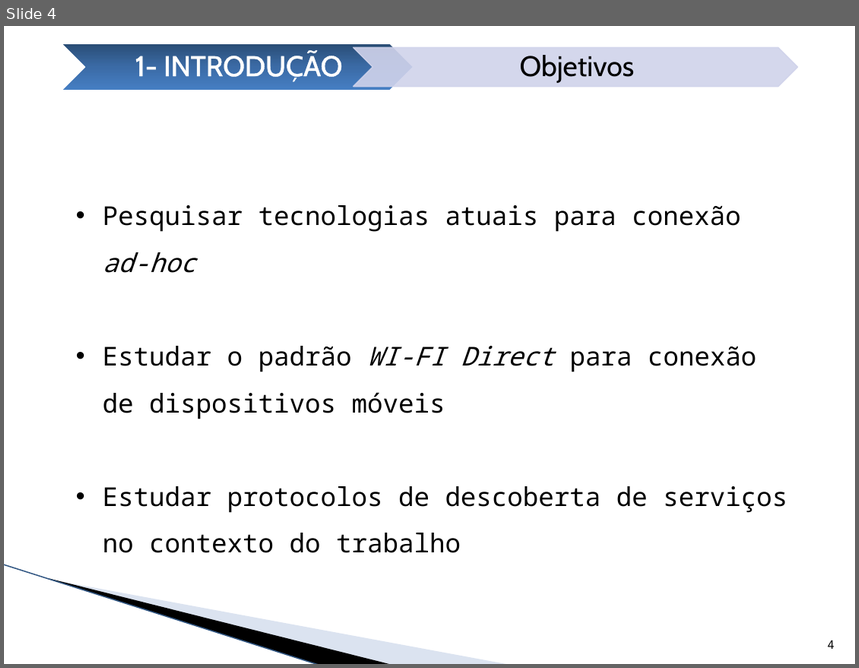
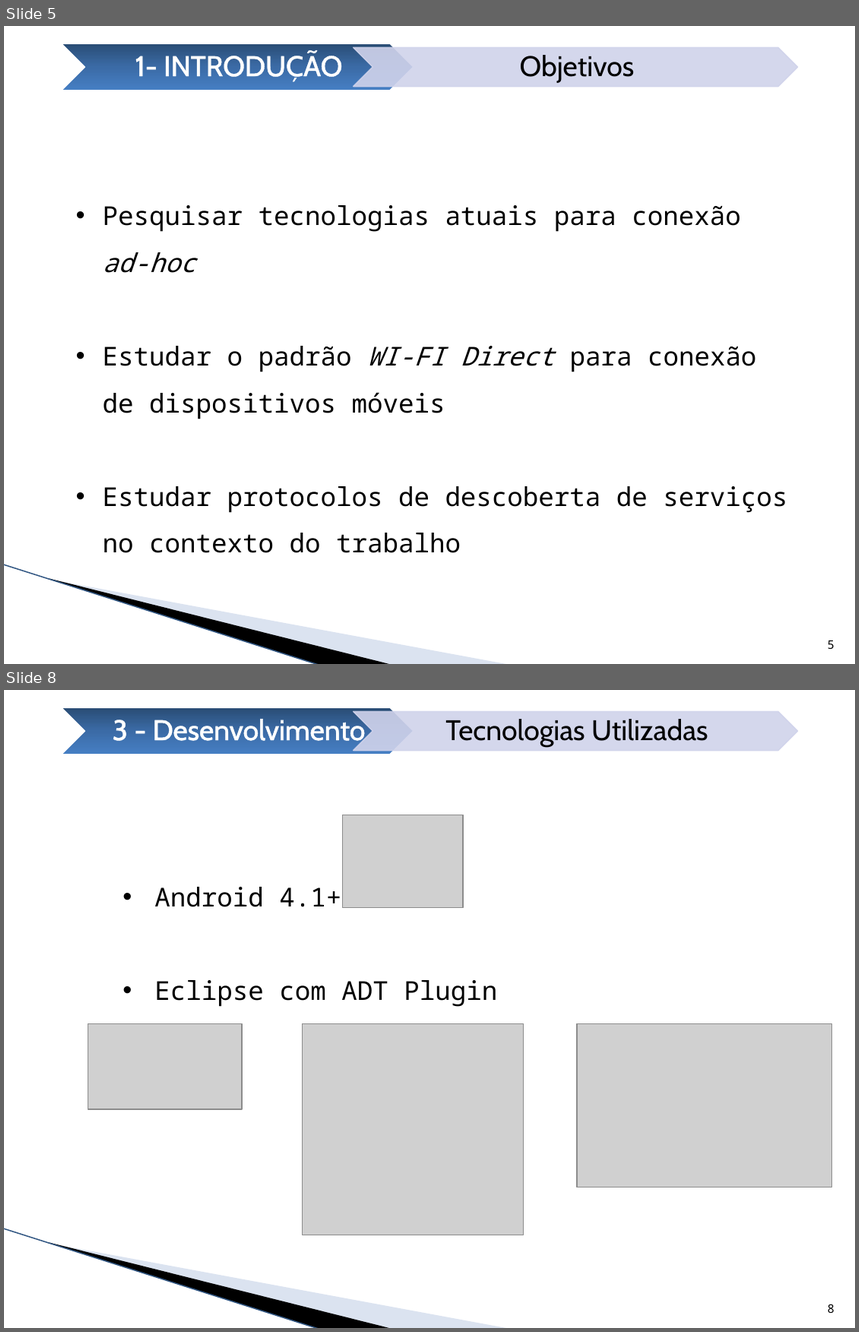
Before and after one commit to alvarollmenezes/servicediscoverypg, a slide deck: Apresentacao/PG.pptx. Shown one above the other, each under a label of ours: slide 4 before the commit, slides 5 and 8 after it; the slides between them are not shown. The pictures are 859x668 and 859x1332 pixels, drawn with LibreOffice and Linux fonts; fonts in the diff are those of the drawing; grey boxes stand for pictures; background and template pictures are left out. Boxes give left, top, right and bottom in pixels: in the first picture for what was removed or moved away, otherwise in the second. Text is boxed around its words. In the diff, an @@ line names an element or a change of style, - is before the commit and + after.

```diff
--- a/Apresentacao/PG.pptx
+++ b/Apresentacao/PG.pptx
@@ slide 8 added at (4,690,855,1328), background #FFFFFF; not listed: 3 template elements that a slide beside it also shows @@
@@ group added at (61,708,798,755): 2 chevrons, 2 texts @@
+3 - Desenvolvimento
+Tecnologias Utilizadas
@@ picture added at (343,815,464,908) @@
@@ text added at (154,887,497,1007), 22 pt, text #000000 @@
+• Android 4.1+
+• Eclipse com ADT Plugin
@@ picture added at (88,1024,241,1110) @@
@@ picture added at (302,1024,523,1235) @@
@@ picture added at (577,1024,832,1187) @@
@@ page number added at (828,1304,835,1313), 10 pt, text #000000 @@
+8
@@ what was slide 4 is now slide 5 @@
@@ page number at (828,641,835,649): text changed @@
-4
+5
```
Also in this commit, not shown: 3 slides changed, 9 other slides added, 3 other files.
